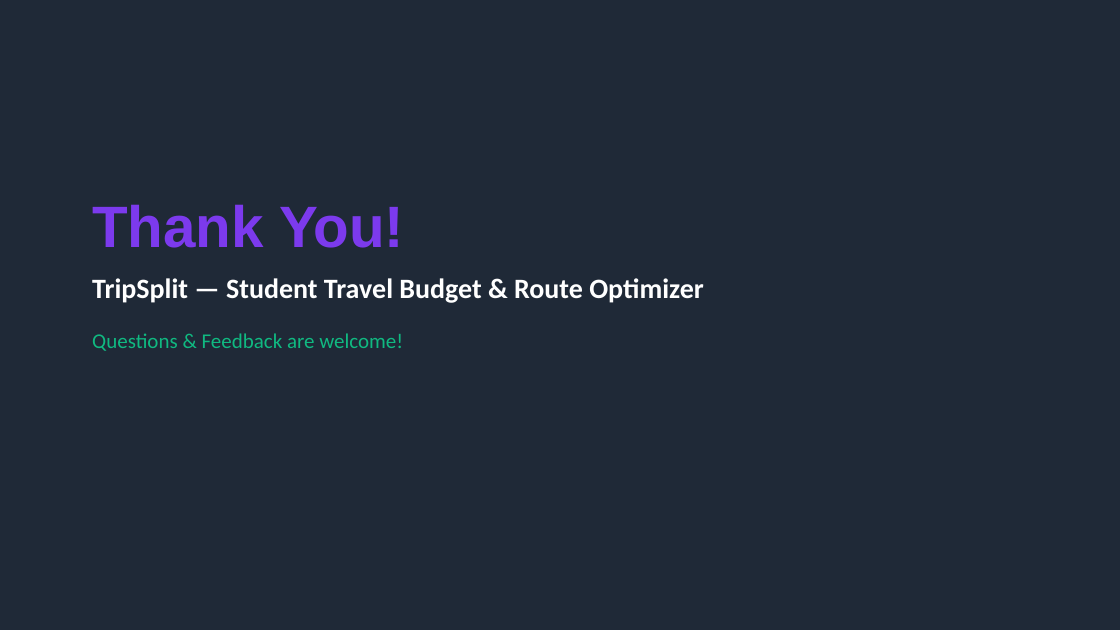
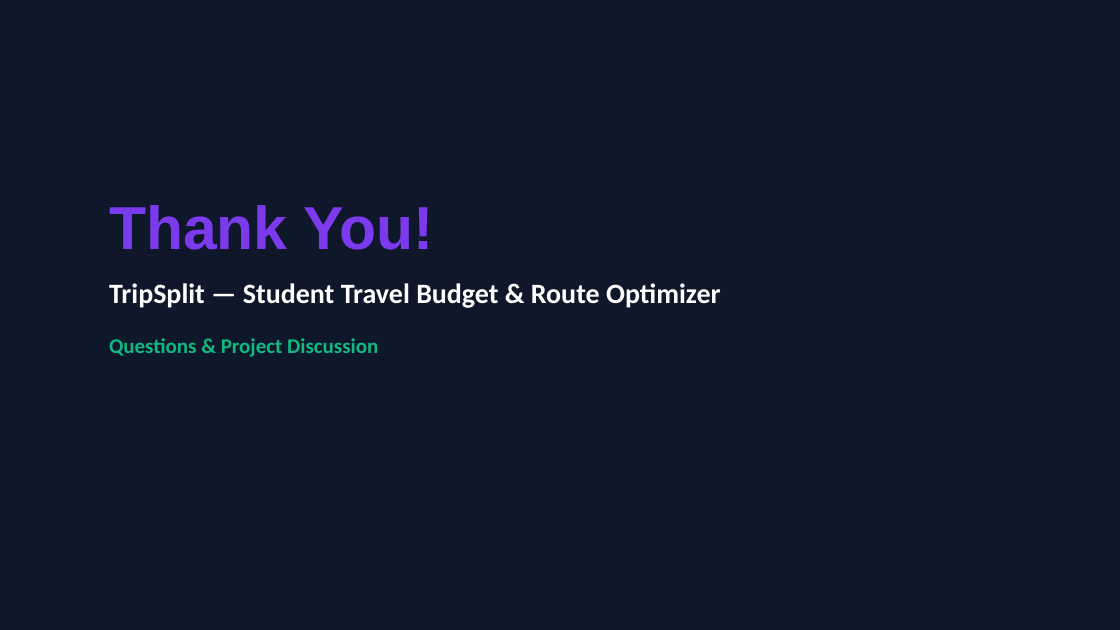
Before and after one commit to Somya-Vishnoi/Trip-Split, a slide deck: slide 10 of TripSplit_Presentation.pptx. Drawn at 1120x630 pixels with LibreOffice and Linux fonts; fonts in the diff are those of the drawing. Boxes give left, top, right and bottom in pixels: in the first picture for what was removed or moved away, otherwise in the second. Text is boxed around its words. In the diff, an @@ line names an element or a change of style, - is before the commit and + after.

```diff
--- a/TripSplit_Presentation.pptx
+++ b/TripSplit_Presentation.pptx
@@ rectangle at (0, 0, 1120, 630): fill #1F2937 to #0F172A @@
@@ text "Thank You!": place and size @@
-text "Thank You!" at (92, 204, 704, 351)
+text "Thank You!" at (109, 205, 721, 357)
@@ text at (109, 205, 721, 308): size 50 to 52 pt in "Thank You!"; more space between paragraphs @@
@@ text at (109, 338, 378, 357): text changed; bold on @@
-Questions & Feedback are welcome!
+Questions & Project Discussion
```
Also in this commit, not shown: 8 other slides changed, 1 slide added, 1 slide removed, 1 other file.
